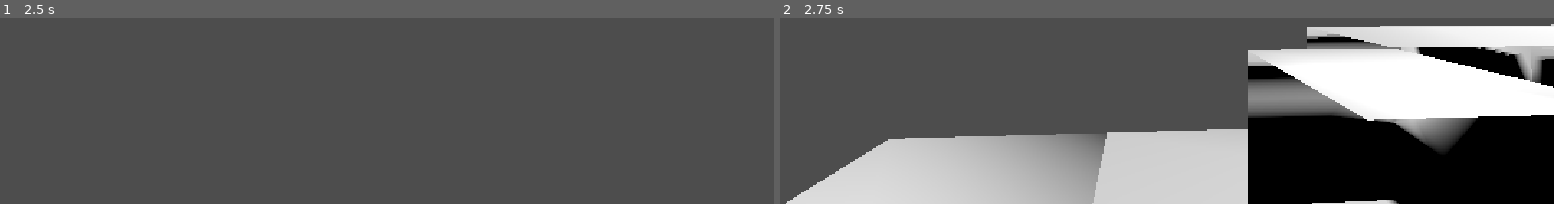
Above: before the commit, frames 1-2 (left to right).
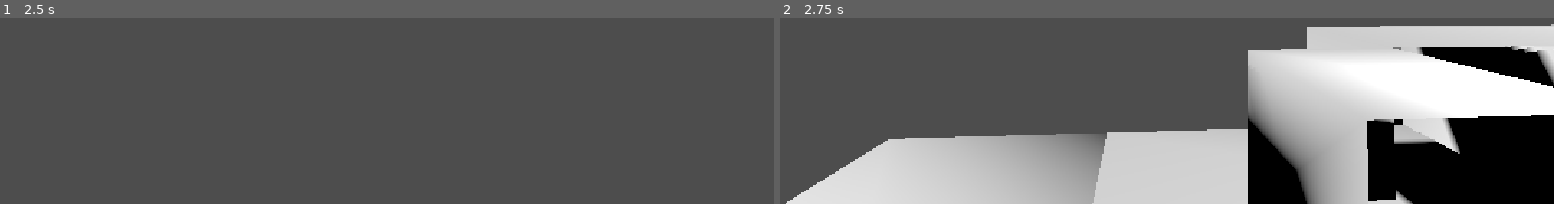
Above: after the commit, the same moments.

Repository: etper/pimpekcraft
Game: Godot game, scene res://scenes/Main.tscn
Two runs of this game, one before a commit and one after it. Both use one fixed random seed, a clock stepped at 60 frames per second and the inputs below.
Inputs (mouse positions are in pixels of both pictures, inside the frame that each line leads up to):
- Up to frame 1 (2.5 s): tap Enter (ui_accept) at 0.5, 1.25, 2 s; move the mouse to (outside the picture) at 0.52 s; hold W (move_forward) from 0.53 s (still down); click (outside the picture) at 0.67 s; tap Space (jump) at 0.77, 1.52 s; move the mouse to (outside the picture) at 1.27 s; move the mouse to (outside the picture) at 2.02 s
- Up to frame 2 (2.75 s): keep holding W (move_forward)

Frame 1 is identical in both runs. In frame 2, 14% of the frame differs, in the area x 60-100%, y 4-100%.

Commit message:
phase 5.5

Diff:
--- a/scripts/chunk.gd
+++ b/scripts/chunk.gd
@@ -331,7 +331,7 @@
                     used[y + yy][x + xx] = true
 
             # Emit one merged quad
-            emit_quad_x(
+            emit_quad(
                 st,
                 face,
                 slice,
@@ -382,7 +382,7 @@
                 for xx in range(width):
                     used[y + yy][x + xx] = true
 
-            emit_quad_z(
+            emit_quad(
                 st,
                 face,
                 slice,
@@ -392,23 +392,57 @@
                 height
             )
 
+func make_vertex(
+    plane_axis: int,
+    plane_value: float,
+    u_axis: int,
+    u: float,
+    v_axis: int,
+    v: float
+) -> Vector3:
+    var c = [0.0, 0.0, 0.0]
+
+    c[plane_axis] = plane_value
+    c[u_axis] = u
+    c[v_axis] = v
+
+    return Vector3(c[0], c[1], c[2])
+
+const FACE_AXES = [
+    { plane = 1, u = 0, v = 2, positive = true  },  # Top
+    { plane = 1, u = 0, v = 2, positive = false },  # Bottom
+    { plane = 0, u = 2, v = 1, positive = false },  # Left
+    { plane = 0, u = 2, v = 1, positive = true  },  # Right
+    { plane = 2, u = 0, v = 1, positive = false },  # Front
+    { plane = 2, u = 0, v = 1, positive = true  },  # Back
+]
+
 func emit_quad(
     st: SurfaceTool,
     face: int,
     slice: int,
-    start_x: int,
-    start_y: int,
-    width: int,
-    height: int
+    start_u: int,
+    start_v: int,
+    size_u: int,
+    size_v: int
 ):
-    var plane_y = slice + 1 if face == 0 else slice
-
-    var v0 = Vector3(start_x,         plane_y, start_y)
-    var v1 = Vector3(start_x + width, plane_y, start_y)
-    var v2 = Vector3(start_x + width, plane_y, start_y + height)
-    var v3 = Vector3(start_x,         plane_y, start_y + height)
-
-    if face == 0:
+    var info = FACE_AXES[face]
+
+    var plane = slice + 1 if info.positive else slice
+
+    var v0 = make_vertex(info.plane, plane, info.u,
+        start_u, info.v, start_v)
+
+    var v1 = make_vertex(info.plane, plane, info.u,
+        start_u + size_u, info.v, start_v)
+
+    var v2 = make_vertex(info.plane, plane, info.u,
+        start_u + size_u, info.v, start_v + size_v)
+
+    var v3 = make_vertex(info.plane, plane, info.u,
+        start_u, info.v, start_v + size_v)
+
+    if info.positive:
         st.add_vertex(v0)
         st.add_vertex(v1)
         st.add_vertex(v2)
@@ -424,69 +458,3 @@
         st.add_vertex(v0)
         st.add_vertex(v3)
         st.add_vertex(v2)
-
-func emit_quad_x(
-    st: SurfaceTool,
-    face: int,
-    slice: int,
-    start_z: int,
-    start_y: int,
-    width: int,
-    height: int
-):
-    var plane_x = slice if face == 2 else slice + 1
-
-    var v0 = Vector3(plane_x, start_y,          start_z)
-    var v1 = Vector3(plane_x, start_y + height, start_z)
-    var v2 = Vector3(plane_x, start_y + height, start_z + width)
-    var v3 = Vector3(plane_x, start_y,          start_z + width)
-
-    if face == 3:
-        st.add_vertex(v0)
-        st.add_vertex(v1)
-        st.add_vertex(v2)
-
-        st.add_vertex(v0)
-        st.add_vertex(v2)
-        st.add_vertex(v3)
-    else:
-        st.add_vertex(v0)
-        st.add_vertex(v2)
-        st.add_vertex(v1)
-
-        st.add_vertex(v0)
-        st.add_vertex(v3)
-        st.add_vertex(v2)
-
-func emit_quad_z(
-    st: SurfaceTool,
-    face: int,
-    slice: int,
-    start_x: int,
-    start_y: int,
-    width: int,
-    height: int
-):
-    var plane_z = slice if face == 4 else slice + 1
-
-    var v0 = Vector3(start_x,         start_y,          plane_z)
-    var v1 = Vector3(start_x + width, start_y,          plane_z)
-    var v2 = Vector3(start_x + width, start_y + height, plane_z)
-    var v3 = Vector3(start_x,         start_y + height, plane_z)
-
-    if face == 5:
-        st.add_vertex(v0)
-        st.add_vertex(v1)
-        st.add_vertex(v2)
-
-        st.add_vertex(v0)
-        st.add_vertex(v2)
-        st.add_vertex(v3)
-    else:
-        st.add_vertex(v0)
-        st.add_vertex(v2)
-        st.add_vertex(v1)
-
-        st.add_vertex(v0)
-        st.add_vertex(v3)
-        st.add_vertex(v2)
